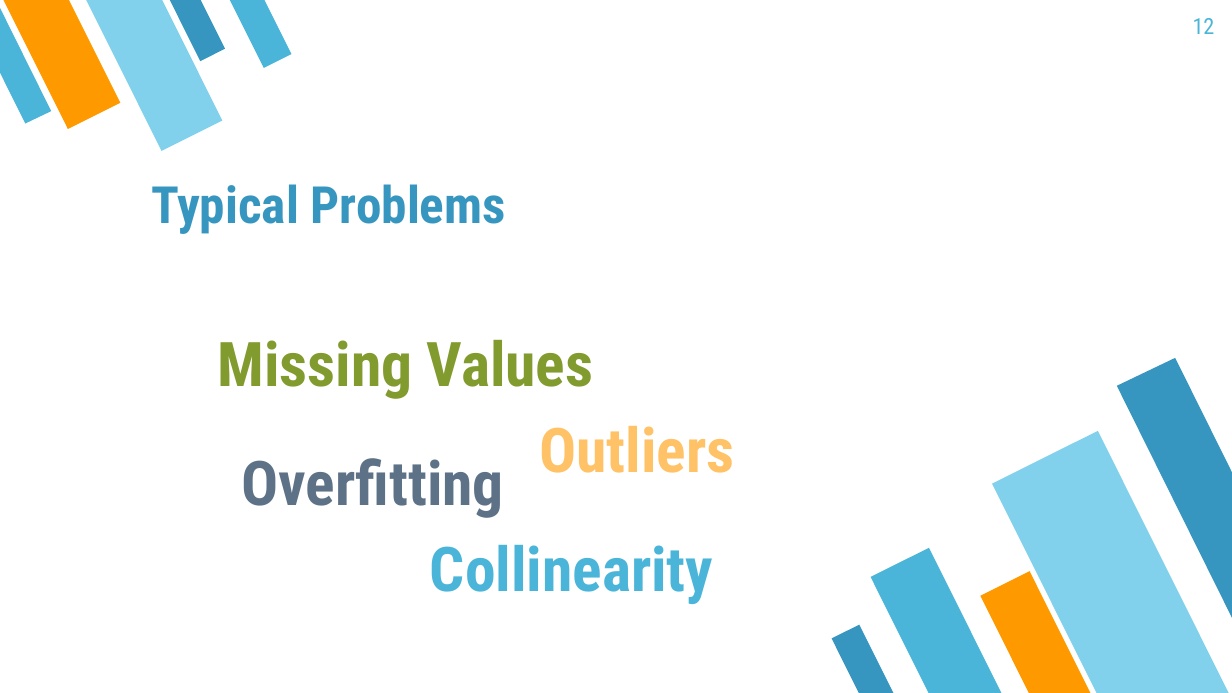
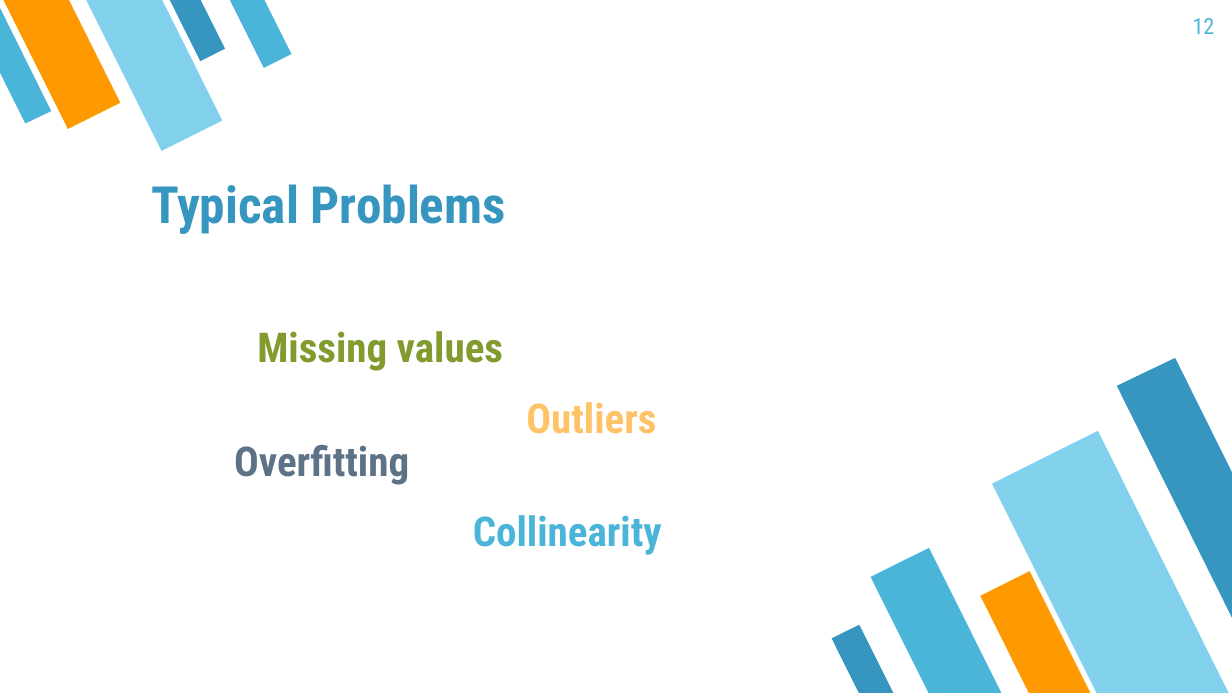
Before and after one commit to mayer79/ml_lecture, a slide deck: slide 12 of slides/DRAFT.pptx. Drawn at 1232x693 pixels with LibreOffice and Linux fonts; fonts in the diff are those of the drawing. Boxes give left, top, right and bottom in pixels: in the first picture for what was removed or moved away, otherwise in the second. Text is boxed around its words. In the diff, an @@ line names an element or a change of style, - is before the commit and + after.

```diff
--- a/slides/DRAFT.pptx
+++ b/slides/DRAFT.pptx
@@ text at (x1=257, y1=331, x2=503, y2=371): text changed; size 36 to 24 pt @@
-Missing Values
+Missing values
@@ size 36 to 24 pt in 3 elements at (x1=473, y1=515, x2=662, y2=555), (x1=234, y1=445, x2=409, y2=485), (x1=526, y1=402, x2=656, y2=434) @@
@@ text "Outliers" moved from (x1=539, y1=426, x2=734, y2=473) to (x1=526, y1=402, x2=656, y2=434) @@
@@ text "Overfitting" moved from (x1=241, y1=458, x2=504, y2=518) to (x1=234, y1=445, x2=409, y2=485) @@
@@ text "Collinearity" moved from (x1=430, y1=545, x2=713, y2=604) to (x1=473, y1=515, x2=662, y2=555) @@
```
Also in this commit, not shown: 24 other slides changed, 4 slides added, 2 other files.
